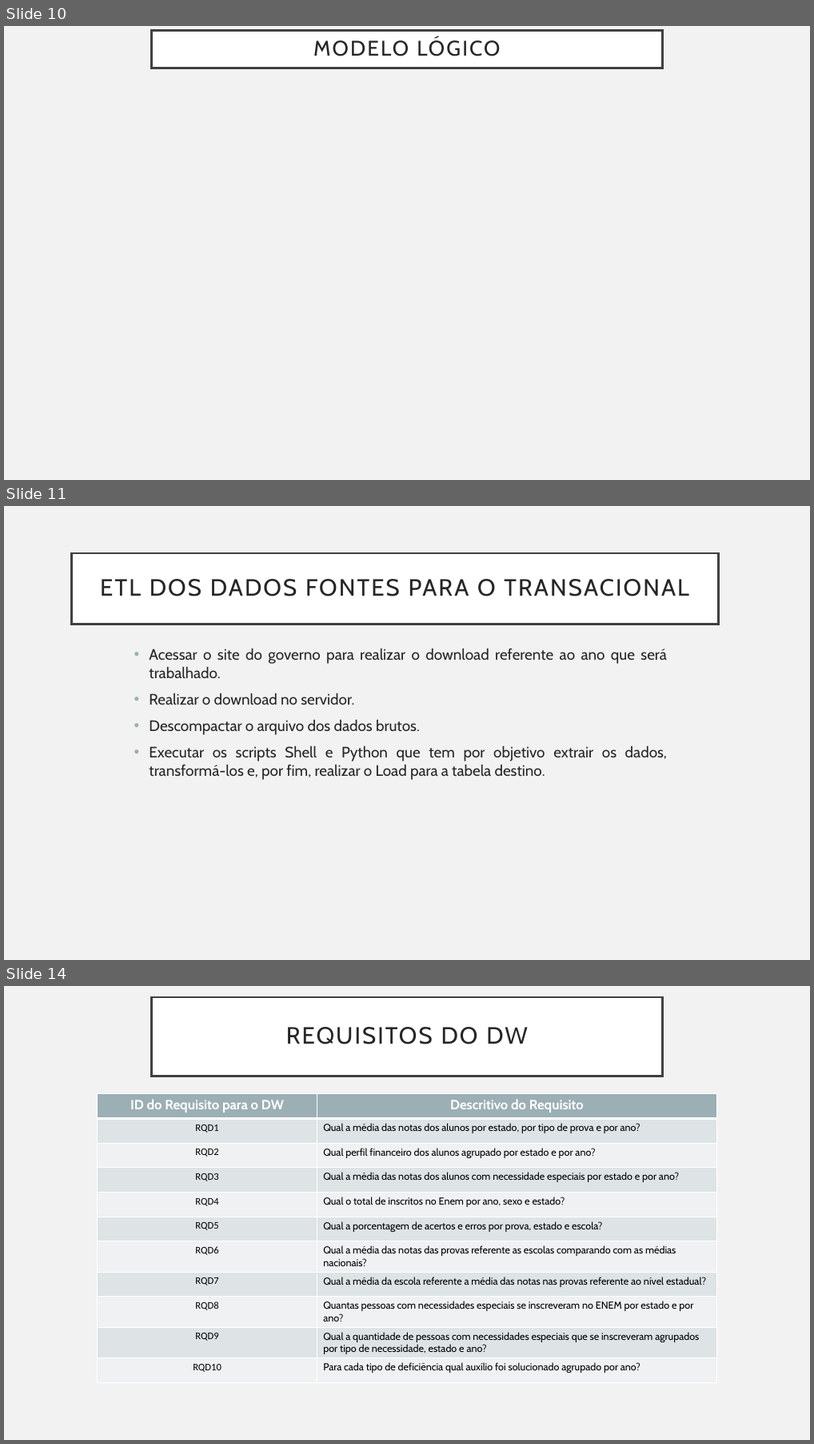
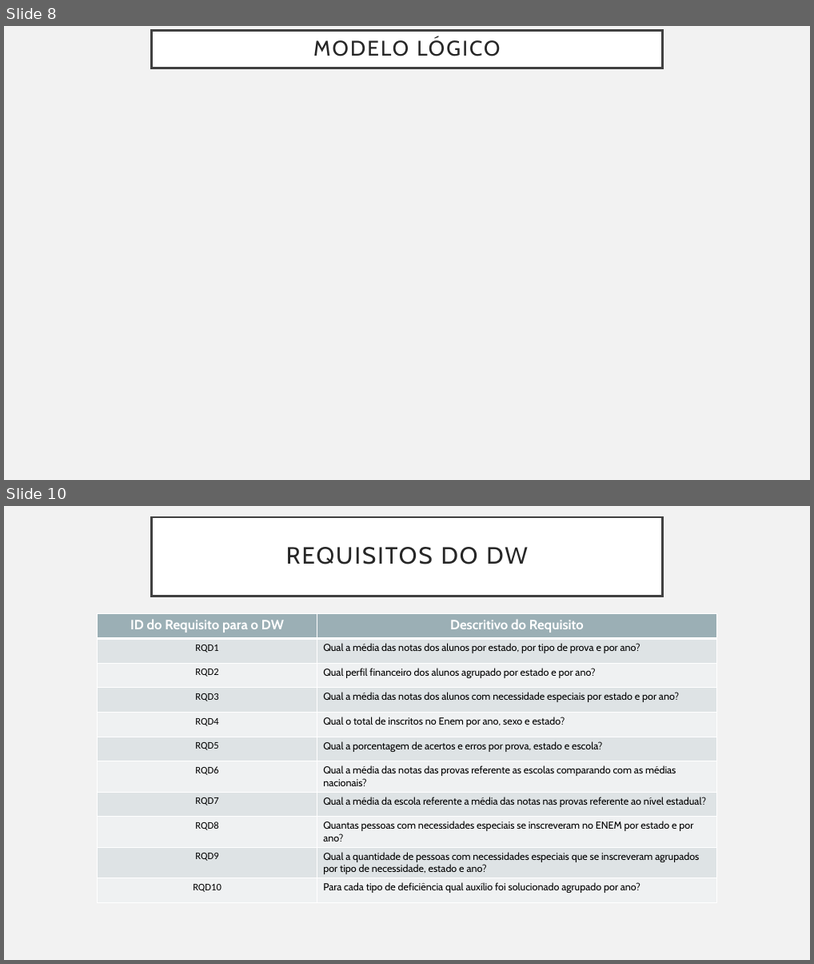
Before and after one commit to martins9/repositoriomonografia, a slide deck: Apresentação_Monografia.pptx. Shown one above the other, each under a label of ours: slides 10, 11 and 14 before the commit, slides 8 and 10 after it; the slides between them are not shown. The pictures are 814x1444 and 814x964 pixels, drawn with LibreOffice and Linux fonts; fonts in the diff are those of the drawing; background and template pictures are left out. Boxes give left, top, right and bottom in pixels: in the first picture for what was removed or moved away, otherwise in the second. Text is boxed around its words. In the diff, an @@ line names an element or a change of style, - is before the commit and + after.

```diff
--- a/Apresentação_Monografia.pptx
+++ b/Apresentação_Monografia.pptx
@@ slide 11 removed at [4, 506, 810, 960], background #F2F2F2 @@
@@ title removed at [72, 553, 719, 624] @@
-ETL DOS DADOS FONTES PARA O TRANSACIONAL
@@ text removed at [149, 648, 667, 780] @@
-• Acessar o site do governo para realizar o download referente ao ano que será trabalhado.
-• Realizar o download no servidor.
-• Descompactar o arquivo dos dados brutos.
-• Executar os scripts Shell e Python que tem por objetivo extrair os dados, transformá-los e, por fim, realizar o Load para a tabela destino.
@@ what was slide 10 is now slide 8 @@
@@ what was slide 14 is now slide 10 @@
```
Also in this commit, not shown: 11 slides changed, 1 slide added, 4 other slides removed, 1 other file.
